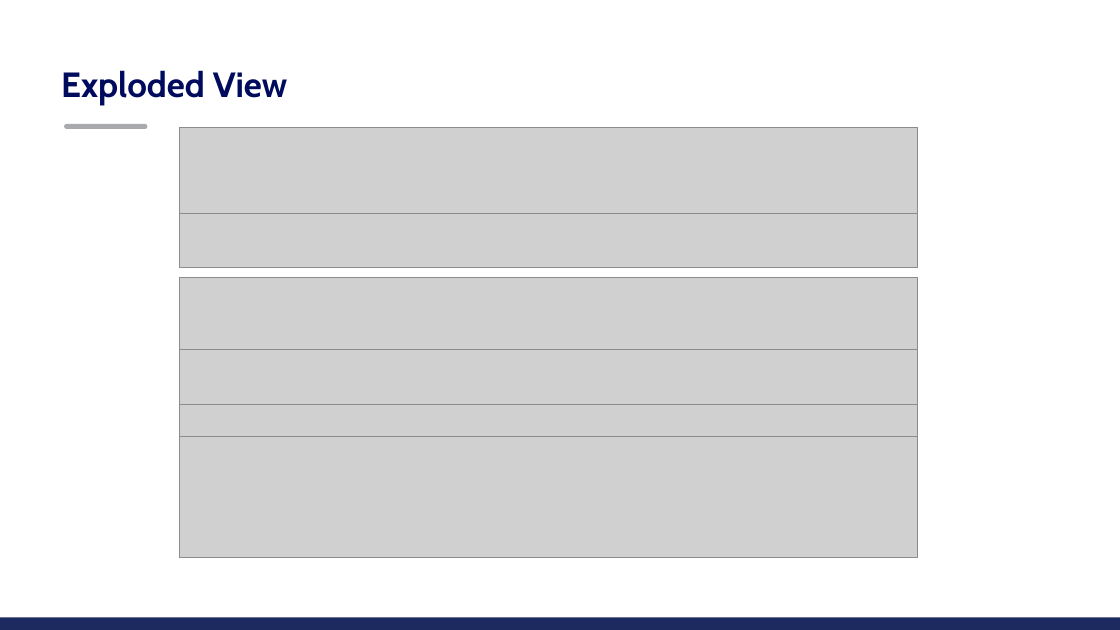
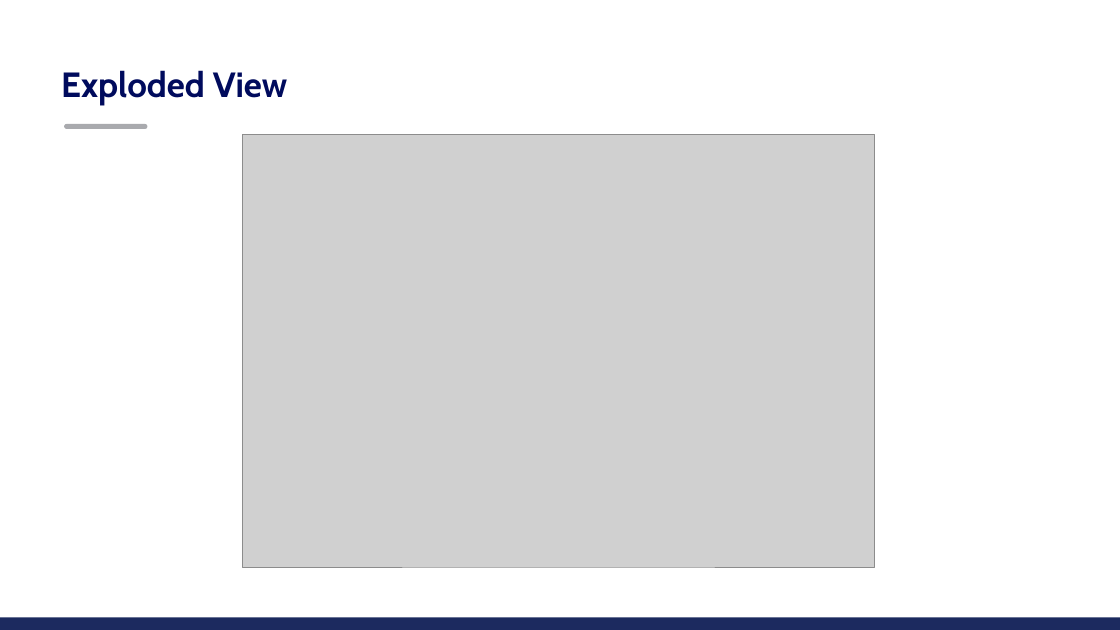
Before and after one commit to nithilan0710/aerolinkers, a slide deck: slide 10 of KSRCT_AeroLinkers_20 Jan 2026.pptx. Drawn at 1120x630 pixels with LibreOffice and Linux fonts; fonts in the diff are those of the drawing; grey boxes stand for pictures; background and template pictures are left out. Boxes give left, top, right and bottom in pixels: in the first picture for what was removed or moved away, otherwise in the second. Text is boxed around its words. In the diff, an @@ line names an element or a change of style, - is before the commit and + after.

```diff
--- a/KSRCT_AeroLinkers_20 Jan 2026.pptx
+++ b/KSRCT_AeroLinkers_20 Jan 2026.pptx
@@ picture removed at bbox=[179, 128, 918, 213] @@
@@ picture added at bbox=[243, 134, 875, 567] @@
@@ picture removed at bbox=[179, 213, 918, 268] @@
@@ picture removed at bbox=[179, 278, 918, 350] @@
@@ picture removed at bbox=[179, 350, 918, 404] @@
@@ picture removed at bbox=[179, 404, 918, 437] @@
@@ picture removed at bbox=[179, 437, 918, 558] @@
```
Also in this commit, not shown: 2 other slides changed, 1 other file.
